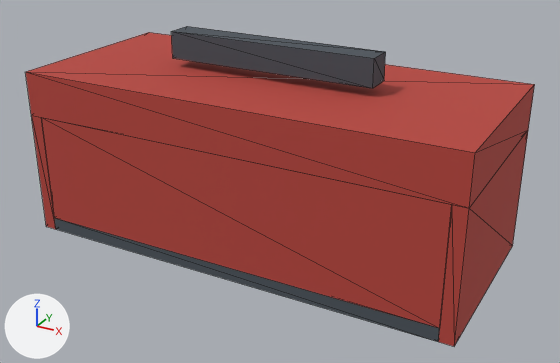
One commit to the glTF model site/models/GI_Toolbox_01.glb: the scene before it, then after it.
Before and after are seen from a 50 mm lens placed at (0.395, -0.703, 0.422), pointed at (0.015, -0.013, 0.078). Every picture has the same lights, and +X, +Y and +Z are marked at lower left. The picture after the commit comes second. Mesh edges are drawn as thin lines. Where no turn or scale is listed for an object, it has been applied to the vertices. Vertices at exactly the same position are counted once.

In view in the first picture: 'GI_Toolbox_01', 'Lid'.
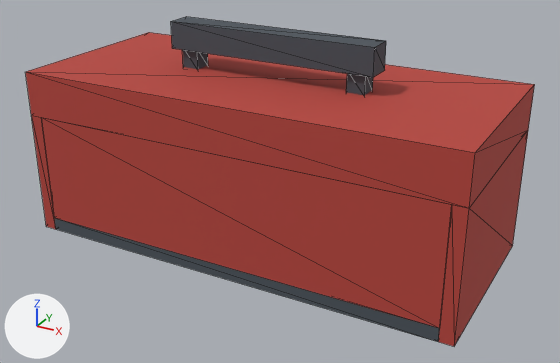
Location of each change, [x1, y1, x2, y2] in pixels of the pictures (560 x 363 px; the box of a moved part takes in the faces that stretch with it):
'Lid', reshaped
    before: [26, 26, 535, 208]
    after: [26, 17, 535, 208]
part 1 of me_lid, added
    after: [346, 74, 373, 95]
part 2 of me_lid, added
    after: [171, 17, 386, 77]
part 3 of me_lid, moved or reshaped
    before: [171, 26, 386, 88]
    after: [182, 50, 208, 69]

The edits, one by one:
me_lid is used by ob_lid; location (0.0, 0.11, 0.14).
me_lid had 16 vertices, 24 faces and spanned x -0.25..0.25, y -0.22..0.0, z 0.0..0.09.
me_lid now has 32 vertices, 48 faces and spans x -0.25..0.25, y -0.22..0.0, z 0.0..0.101.
me_lid part 1: a new loose piece, a box spanning x 0.09..0.11, y -0.12..-0.1, z 0.048..0.073, in mat_globalpalette (picture img_globalpalette).
me_lid part 2: a new loose piece, a box spanning x -0.12..0.12, y -0.125..-0.095, z 0.071..0.101, in mat_globalpalette (picture img_globalpalette).
Part 3, on me_lid:
4 vertices are removed from x 0.12, y -0.125..-0.095, z 0.06..0.09.
10 faces are deleted.
4 vertices move from x -0.12, y -0.125..-0.095, z 0.06..0.09 to x -0.11, y -0.12..-0.1, z 0.048..0.073.
4 vertices are added at (-0.09, -0.12, 0.048), (-0.09, -0.12, 0.073), (-0.09, -0.1, 0.048), (-0.09, -0.1, 0.073).
10 new faces join them.
